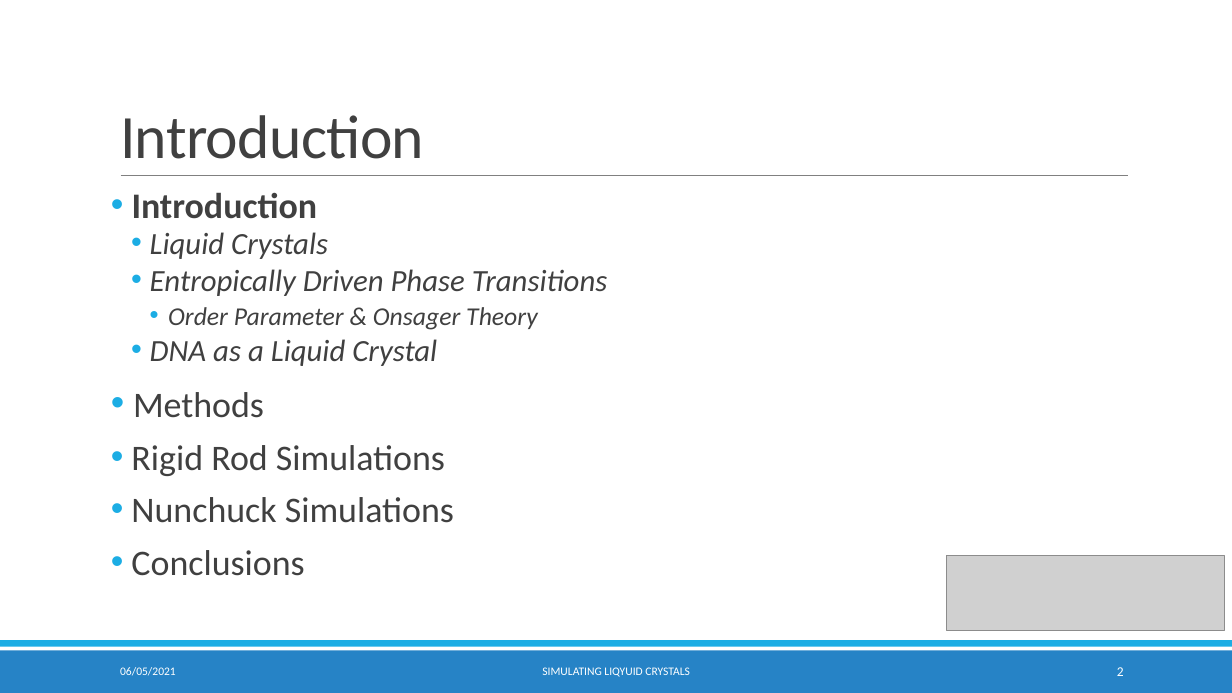
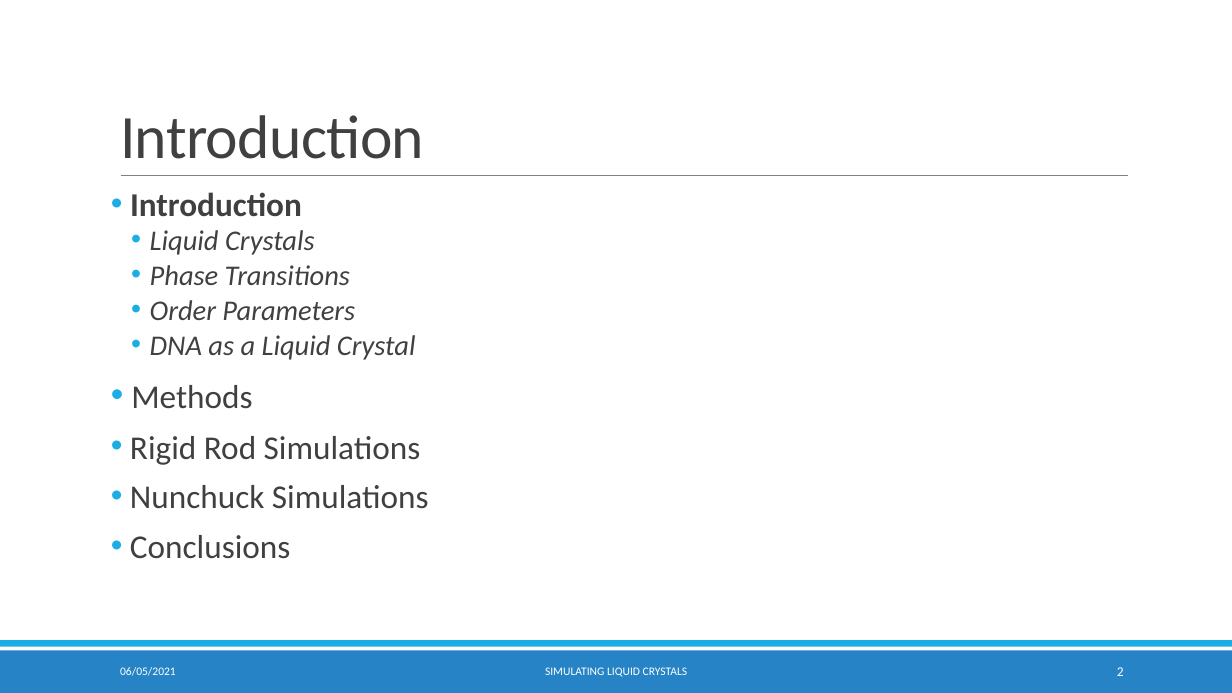
Before and after one commit to KCGallagher/LC_Project, a slide deck: slide 2 of Report/Presentation/Simulating Liquid Crystals.pptx. Drawn at 1232x693 pixels with LibreOffice and Linux fonts; fonts in the diff are those of the drawing; grey boxes stand for pictures; background and template pictures are left out. Boxes give left, top, right and bottom in pixels: in the first picture for what was removed or moved away, otherwise in the second. Text is boxed around its words. In the diff, an @@ line names an element or a change of style, - is before the commit and + after.

```diff
--- a/Report/Presentation/Simulating Liquid Crystals.pptx
+++ b/Report/Presentation/Simulating Liquid Crystals.pptx
@@ text at bbox=[130, 192, 429, 559]: size 28 to 25.9 pt in "Introduction", "Methods", "Rigid Rod Simulations", "Nunchuck Simulations" and 1 more places; size 24 to 22.2 pt in "Liquid Crystals", "DNA as a Liquid Crystal" @@
@@ text at bbox=[150, 265, 355, 320]: text changed; size 24 to 22.2 pt @@
-  • Entropically Driven Phase Transitions
-    • Order Parameter & Onsager Theory
+  • Phase Transitions
+  • Order Parameters
@@ picture removed at bbox=[947, 555, 1225, 630] @@
@@ text at bbox=[545, 667, 688, 677]: text changed @@
-SIMULATING LIQYUID CRYSTALS
+SIMULATING LIQUID CRYSTALS
```
Also in this commit, not shown: 9 other slides changed, 4 slides added, 6 other files.
